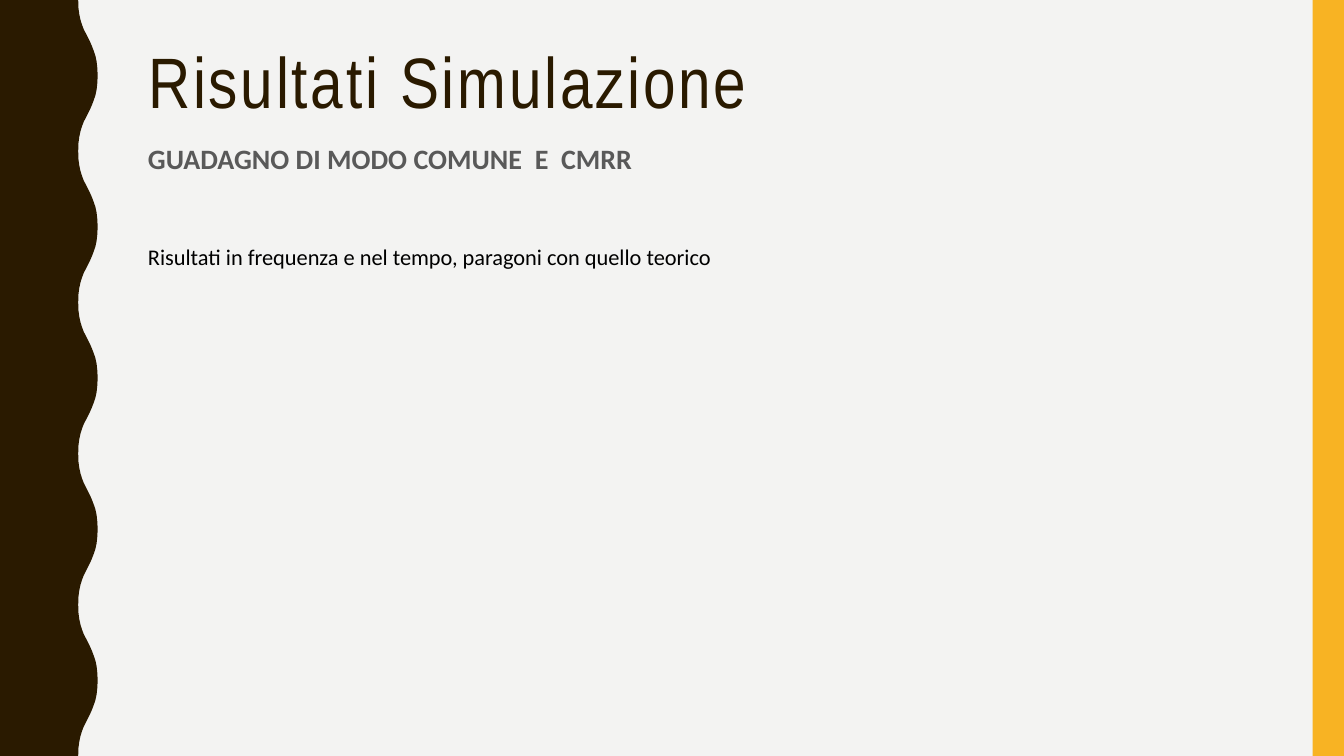
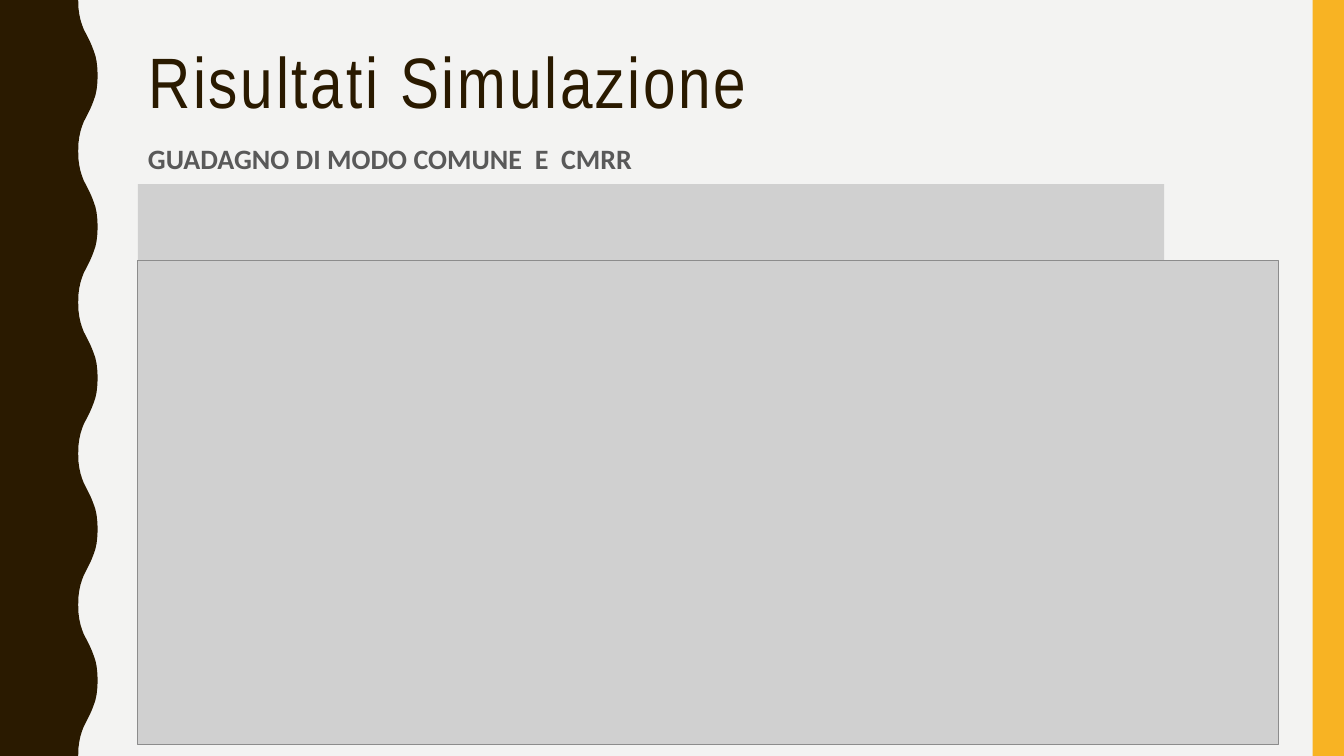
Before and after one commit to alessio-capello/MicroElectronics, a slide deck: slide 29 of MicroB/MicroBpresentazione.pptx (slide 26 before the commit). Drawn at 1344x756 pixels with LibreOffice and Linux fonts; fonts in the diff are those of the drawing; grey boxes stand for pictures. Boxes give left, top, right and bottom in pixels: in the first picture for what was removed or moved away, otherwise in the second. Text is boxed around its words. In the diff, an @@ line names an element or a change of style, - is before the commit and + after.

```diff
--- a/MicroB/MicroBpresentazione.pptx
+++ b/MicroB/MicroBpresentazione.pptx
@@ picture added at [138,185,1165,515] @@
@@ picture added at [138,260,1278,745] @@
@@ text removed at [148,249,711,269] @@
-Risultati in frequenza e nel tempo, paragoni con quello teorico
```
Also in this commit, not shown: 16 other slides changed, 8 slides added, 43 other files.
